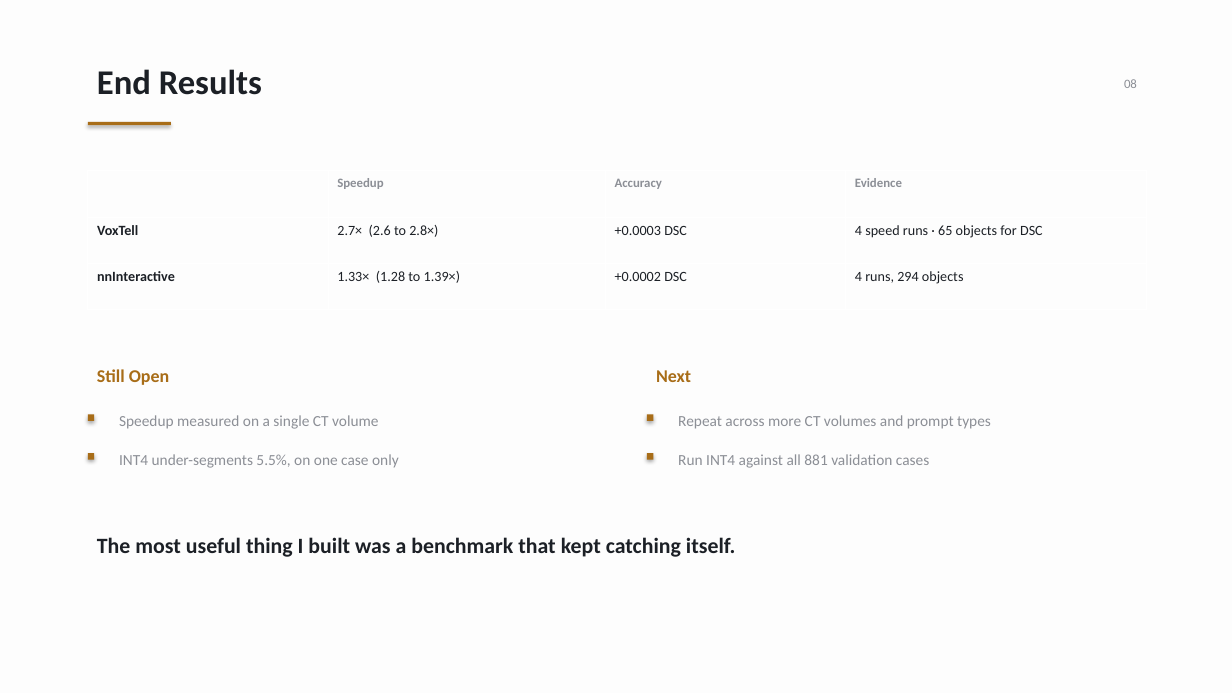
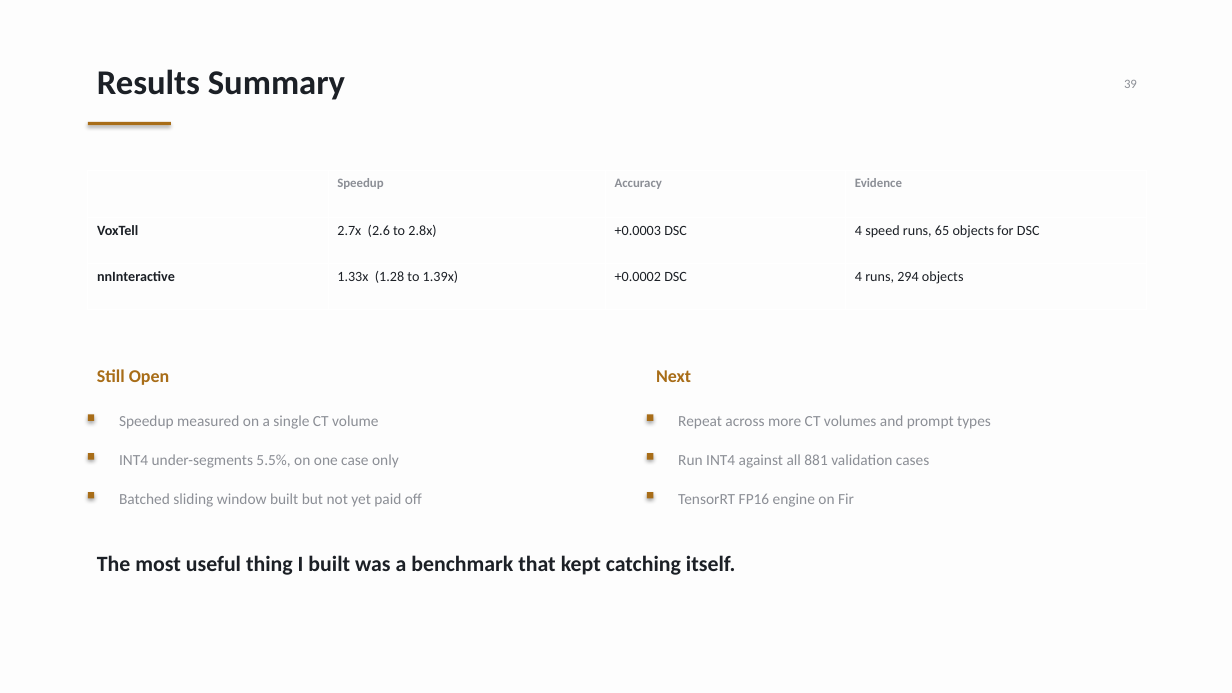
Before and after one commit to pentaexe/VoxTell-main, a slide deck: slide 39 of slides.pptx (slide 8 before the commit). Drawn at 1232x693 pixels with LibreOffice and Linux fonts; fonts in the diff are those of the drawing. Boxes give left, top, right and bottom in pixels: in the first picture for what was removed or moved away, otherwise in the second. Text is boxed around its words. In the diff, an @@ line names an element or a change of style, - is before the commit and + after.

```diff
--- a/slides.pptx
+++ b/slides.pptx
@@ text at box(97, 69, 345, 100): text changed @@
-End Results
+Results Summary
@@ text at box(1124, 80, 1137, 88): text changed @@
-08
+39
@@ table at box(88, 171, 1146, 310) @@
-row 2, column 2: 2.7× (2.6 to 2.8×)
+row 2, column 2: 2.7x (2.6 to 2.8x)
-row 2, column 4: 4 speed runs · 65 objects for DSC
+row 2, column 4: 4 speed runs, 65 objects for DSC
-row 3, column 2: 1.33× (1.28 to 1.39×)
+row 3, column 2: 1.33x (1.28 to 1.39x)
@@ rectangle added at box(88, 493, 94, 499), fill #A86D18 @@
@@ text added at box(119, 493, 422, 507), 12 pt, text #8C8F96 @@
+Batched sliding window built but not yet paid off
@@ rectangle added at box(647, 493, 653, 499), fill #A86D18 @@
@@ text added at box(678, 493, 854, 507), 12 pt, text #8C8F96 @@
+TensorRT FP16 engine on Fir
@@ text "The most useful thing I ...": place and size @@
-text "The most useful thing I ..." at box(97, 537, 736, 557)
+text "The most useful thing I ..." at box(97, 555, 736, 575)
```
Also in this commit, not shown: 4 other slides changed, 46 slides added, 3 slides removed, 1 other file.
